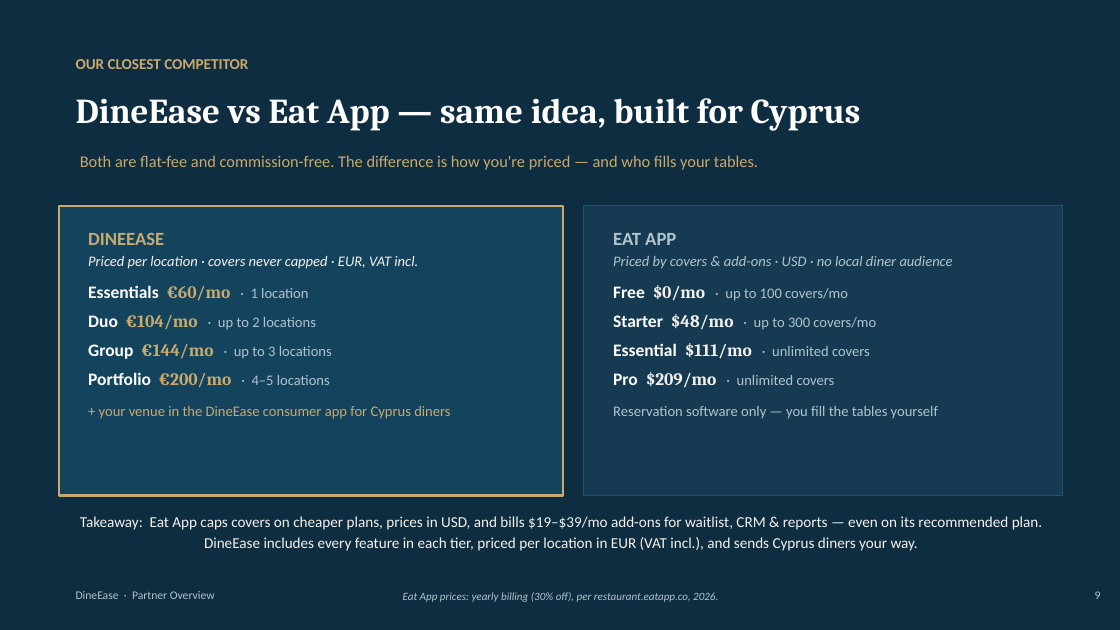
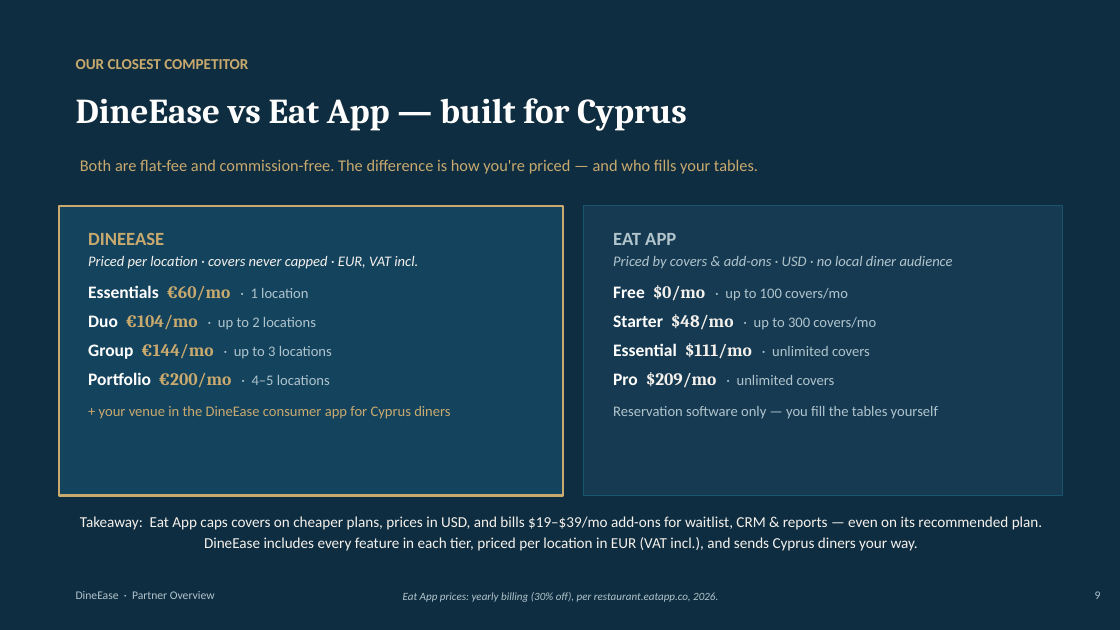
Before and after one commit to DineEaseOrganization/dineease-landing-page, a slide deck: slide 9 of presentation/DineEase-Partner-Presentation.pptx. Drawn at 1120x630 pixels with LibreOffice and Linux fonts; fonts in the diff are those of the drawing. Boxes give left, top, right and bottom in pixels: in the first picture for what was removed or moved away, otherwise in the second. Text is boxed around its words. In the diff, an @@ line names an element or a change of style, - is before the commit and + after.

```diff
--- a/presentation/DineEase-Partner-Presentation.pptx
+++ b/presentation/DineEase-Partner-Presentation.pptx
@@ text at bbox=[76, 98, 687, 130]: text changed @@
-DineEase vs Eat App — same idea, built for Cyprus
+DineEase vs Eat App — built for Cyprus
@@ text "Both are flat-fee and commission-free. ...": place and size @@
-text "Both are flat-fee and commission-free. ..." at bbox=[80, 155, 758, 170]
+text "Both are flat-fee and commission-free. ..." at bbox=[80, 159, 758, 174]
```
Also in this commit, not shown: 2 other files.
